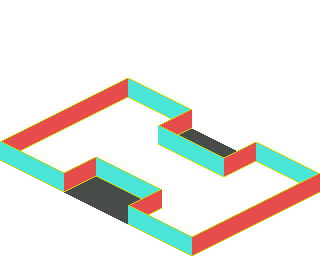
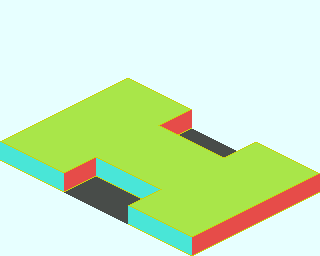
Comparing the layer stacks of the two 320x256 images. Changes:
added layer "Wall_T" above "Wall_S" over box(2, 79, 318, 236)
added layer "Base_Plate_4x6.png" over box(0, 0, 320, 256)
